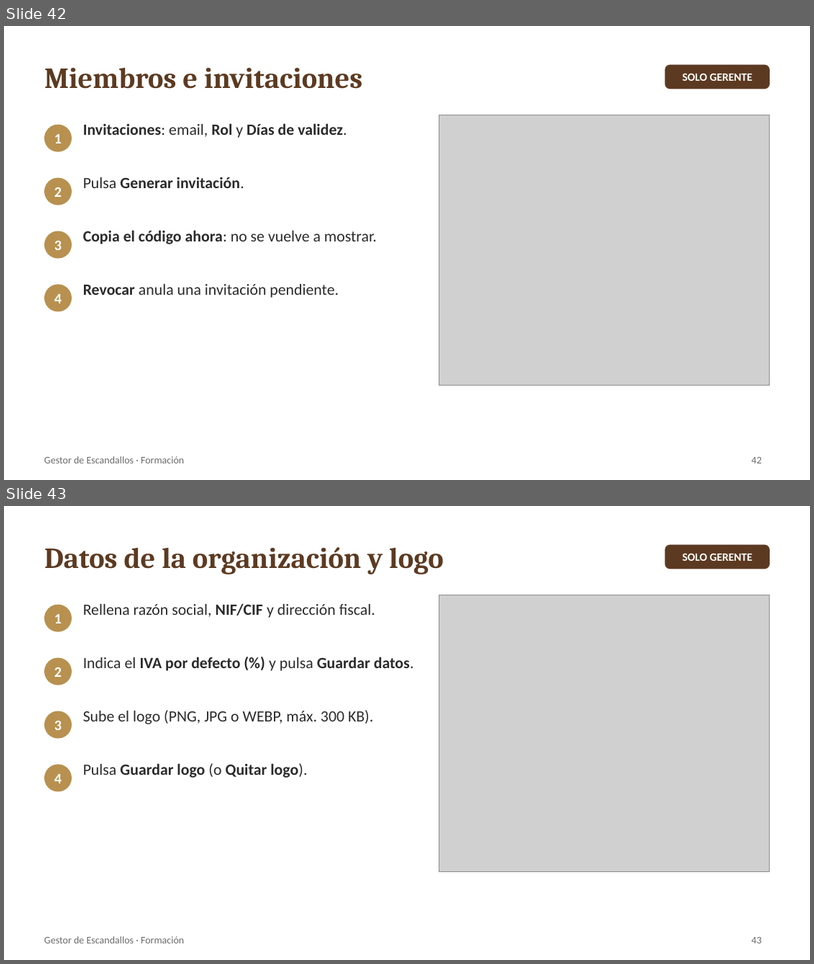
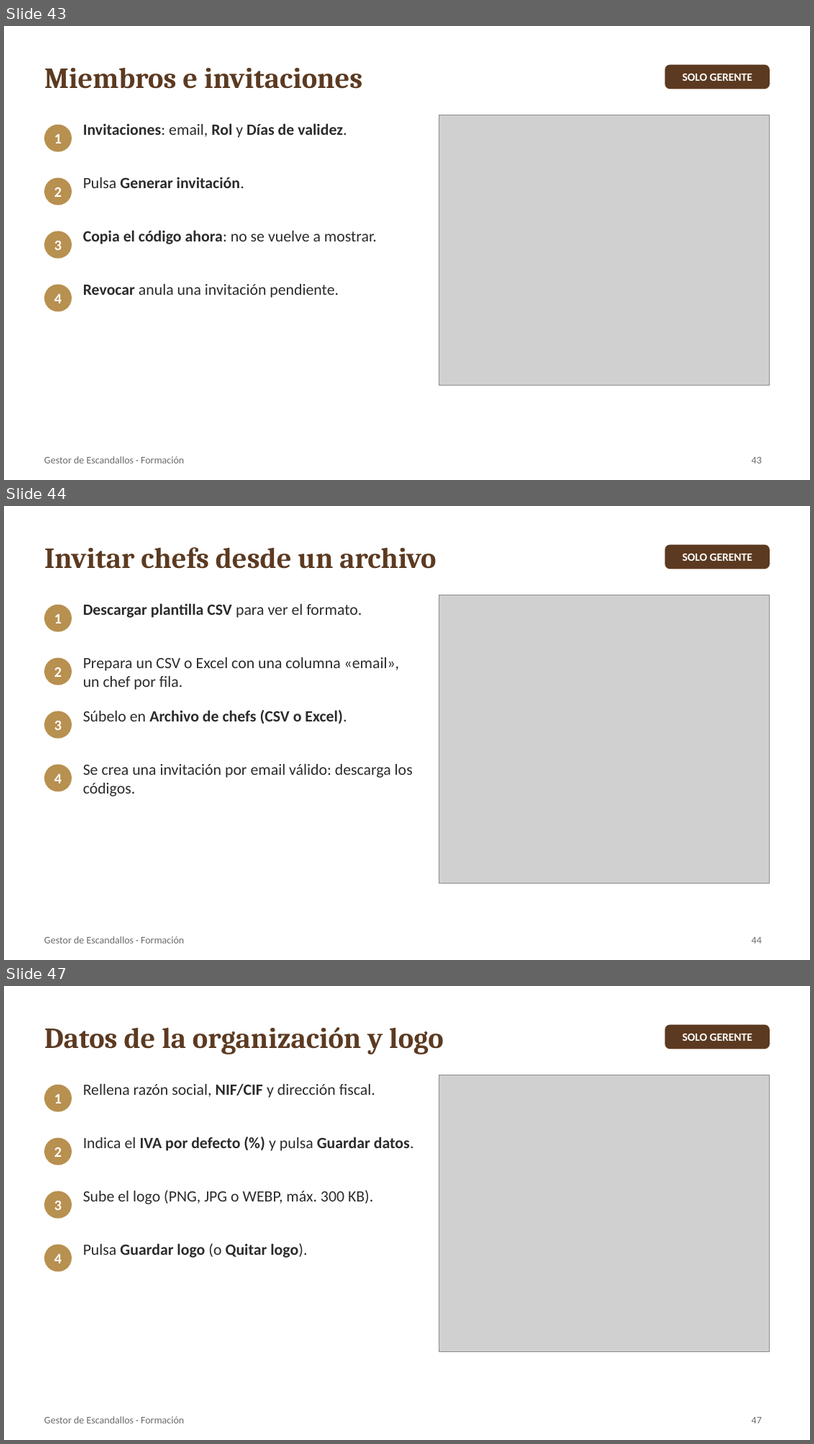
Before and after one commit to robertobergua-maker/escandallos-catering, a slide deck: docs/manual/Manual_Gestor_Escandallos.pptx. Shown one above the other, each under a label of ours: slides 42 and 43 before the commit, slides 43, 44 and 47 after it; the slides between them are not shown. The pictures are 814x964 and 814x1444 pixels, drawn with LibreOffice and Linux fonts; fonts in the diff are those of the drawing; grey boxes stand for pictures. Boxes give left, top, right and bottom in pixels: in the first picture for what was removed or moved away, otherwise in the second. Text is boxed around its words. In the diff, an @@ line names an element or a change of style, - is before the commit and + after.

```diff
--- a/docs/manual/Manual_Gestor_Escandallos.pptx
+++ b/docs/manual/Manual_Gestor_Escandallos.pptx
@@ slide 44 added at (4, 506, 810, 960), background #FFFFFF; not listed: 1 template element that a slide beside it also shows @@
@@ title added at (44, 547, 436, 569), 26 pt, text #5C3A21, bold @@
+Invitar chefs desde un archivo
@@ rounded rectangle added at (665, 545, 770, 569), fill #5C3A21, 10 pt, text #FFFFFF, bold @@
+SOLO GERENTE
@@ ellipse added at (44, 605, 72, 632), fill #B8904F, 13 pt, text #FFFFFF, bold @@
+1
@@ text added at (83, 603, 362, 618), 14 pt, text #2B2B2B, bold @@
+Descargar plantilla CSV para ver el formato.
@@ picture added at (440, 595, 770, 883) @@
@@ ellipse added at (44, 658, 72, 685), fill #B8904F, 13 pt, text #FFFFFF, bold @@
+2
@@ text added at (83, 657, 399, 690), 14 pt, text #2B2B2B @@
+Prepara un CSV o Excel con una columna «email», un chef por fila.
@@ ellipse added at (44, 710, 72, 739), fill #B8904F, 13 pt, text #FFFFFF, bold @@
+3
@@ text added at (83, 710, 347, 723), 14 pt, text #2B2B2B, bold @@
+Súbelo en Archivo de chefs (CSV o Excel).
@@ ellipse added at (44, 764, 72, 791), fill #B8904F, 13 pt, text #FFFFFF, bold @@
+4
@@ text added at (83, 764, 413, 796), 14 pt, text #2B2B2B @@
+Se crea una invitación por email válido: descarga los códigos.
@@ page number added at (752, 937, 762, 943), 9 pt, text #6B6B6B @@
+44
@@ what was slide 42 is now slide 43 @@
@@ what was slide 43 is now slide 47 @@
@@ page number at (752, 1417, 762, 1423): text changed @@
-43
+47
```
Also in this commit, not shown: 2 slides changed, 3 other slides added, 5 other files.
